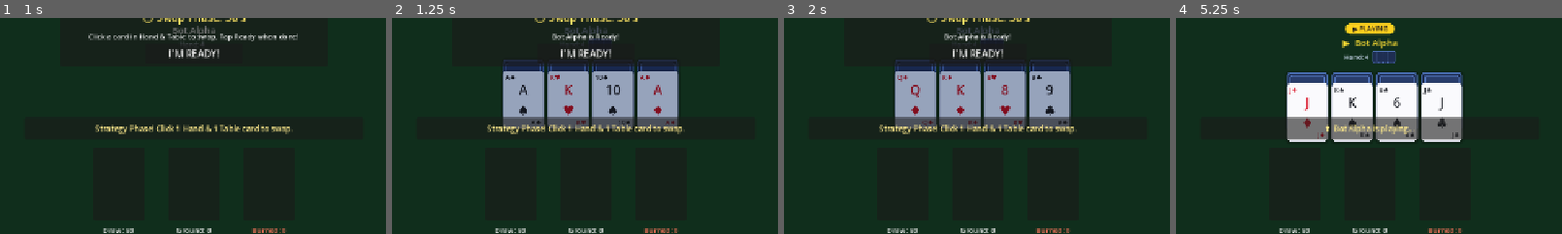
Above: before the commit, frames 1-4 (left to right).
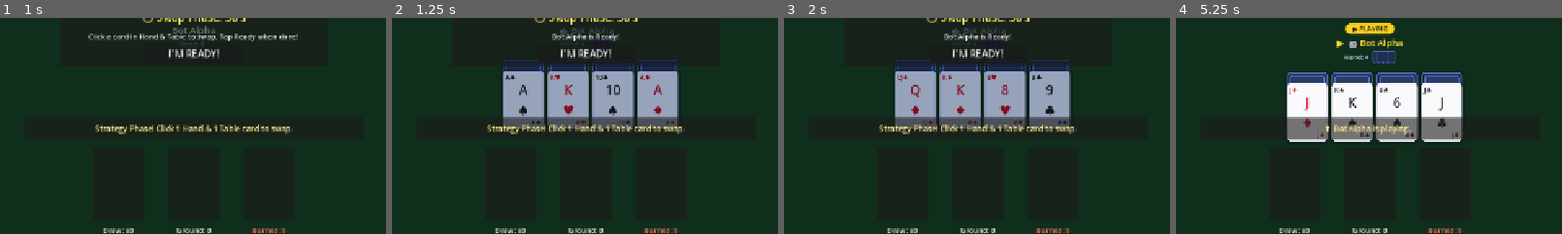
Above: after the commit, the same moments.

Repository: CypherSteve/Fourz-Card-Game
Game: Godot game, scene res://src/presentation/table_view.tscn
The game is run twice, just before and just after one commit, with the same random seed, the same clock (stepped at 60 frames per second) and the same inputs.
Inputs:
- Up to frame 1 (1 s): click "🔄 Restart" at 0.5 s
- Up to frame 2 (1.25 s): no input
- Up to frame 3 (2 s): click "🔄 Restart" at 1.25 s
- Up to frame 4 (5.25 s): click "🔄 Restart" at 2 s; click "I'M READY!" at 2.75 s; click "● 2P" at 3.5 s; click "✓ READY (Waiting...)" at 4.25 s; click "I'M READY!" at 5 s
The pictures show only the part of the screen within x 25-75%, y 5-55%; the shares and areas given below are measured in that part.

Frame 1 is identical in both runs. In frame 2, 0.2% of the frame differs, in the area x 43-58%, y 3-9%; in frame 3, 0.2%; in frame 4, 0.4%, in the area x 41-59%, y 9-15%.

Commit message:
Feature: Clear 1v1 PvP mode indicator, opponent avatar prefixes (👤 human vs 🤖 bot), and player count sync

Diff:
--- a/src/presentation/multiplayer_modal.gd
+++ b/src/presentation/multiplayer_modal.gd
@@ -159,15 +159,15 @@
 
 	for slot in range(peers.size(), selected_player_count):
 		if fill_bots_check.button_pressed:
-			peer_lines.append("🤖 [AI Bot Slot %d]" % [slot + 1])
+			peer_lines.append("🤖 [AI Bot: Bot %s (Slot %d)]" % ["Alpha" if slot == 1 else ("Beta" if slot == 2 else "Gamma"), slot + 1])
 		else:
 			peer_lines.append("⏳ [Waiting for player %d...]" % [slot + 1])
 
-	peers_list_label.text = "Players in Room:\n" + "\n".join(peer_lines)
+	peers_list_label.text = "Players in Room (%dP):\n" % selected_player_count + "\n".join(peer_lines)
 
 	# Also update Join tab status if client is connected
 	if not is_currently_hosting and join_status_label != null:
-		join_status_label.text = "✅ Connected to Host!\n\nPlayers in Room:\n" + "\n".join(peer_lines) + "\n\n⏳ Waiting for Host to start match..."
+		join_status_label.text = "✅ Connected to Host!\n\nPlayers in Room (%dP):\n" % selected_player_count + "\n".join(peer_lines) + "\n\n⏳ Waiting for Host to start match..."
 		join_status_label.add_theme_color_override("font_color", Color(0.2, 0.9, 0.4))
 
 	# Update host Start Match button
@@ -175,7 +175,10 @@
 		var ready_to_start := (peers.size() >= selected_player_count) or fill_bots_check.button_pressed
 		start_match_btn.disabled = not ready_to_start
 		if peers.size() >= selected_player_count:
-			start_match_btn.text = "🚀 START MATCH (All Players Ready!)"
+			if selected_player_count == 2:
+				start_match_btn.text = "🚀 START MATCH (1v1 Human vs Human - No Bots!)"
+			else:
+				start_match_btn.text = "🚀 START MATCH (%d Humans - All Ready!)" % [peers.size()]
 		elif fill_bots_check.button_pressed:
 			var bot_count := selected_player_count - peers.size()
 			start_match_btn.text = "🚀 START MATCH (%d Human + %d Bot%s)" % [peers.size(), bot_count, "s" if bot_count > 1 else ""]
--- a/src/presentation/opponent_view.gd
+++ b/src/presentation/opponent_view.gd
@@ -29,14 +29,15 @@
 	player_id = player.id
 	hand_count_label.text = "Hand: %d" % [player.group_a.size()]
 
+	var prefix := "🤖 " if player.is_bot else "👤 "
 	if is_active_turn:
-		name_label.text = "▶  %s" % [player.name]
+		name_label.text = "▶  %s%s" % [prefix, player.name]
 		name_label.add_theme_color_override("font_color", Color(1.0, 0.88, 0.2)) # Glowing gold
 		modulate = Color(1.0, 1.0, 1.0)
 		if turn_badge:
 			turn_badge.visible = true
 	else:
-		name_label.text = player.name
+		name_label.text = "%s%s" % [prefix, player.name]
 		name_label.add_theme_color_override("font_color", Color(0.82, 0.86, 0.92))
 		modulate = Color(0.60, 0.65, 0.74) # Dimmed when not their turn
 		if turn_badge:
--- a/src/presentation/table_view.gd
+++ b/src/presentation/table_view.gd
@@ -270,6 +270,9 @@
 	engine = GameEngine.new()
 	_connect_engine_signals()
 	network_manager.start_multiplayer_match(engine)
+
+	current_player_count = engine.state.players.size()
+	_update_player_count_buttons()
 
 	for p in engine.state.players:
 		if p.is_bot:
